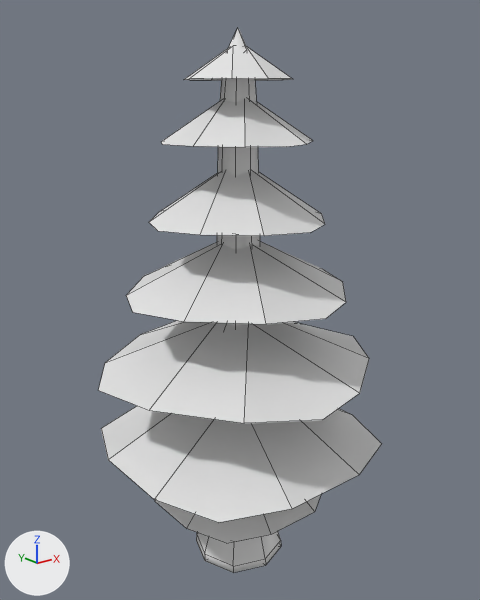
One commit to the FBX model Assets/_graph/Meshes/ARBRE.fbx: the scene before it, then after it.
Camera for both pictures: a camera (50 mm lens) standing at (-12.06, -15.16, 13.84) and looking at (0.14, 0.09, 7.75). The lights are fixed; the arrows at lower left show +X, +Y and +Z. Mesh edges are drawn as thin lines.

The scene before the commit, as lines of its bpy script (objects in view):
```python
me_cube = bpy.data.meshes.new('Cube')
me_cube.from_pydata(...)  # 170 vertices, 126 faces; spans x -4.4..4.4, y -4.4..4.4, z -1.0..15.5
me_cube_001 = bpy.data.meshes.new('Cube.001')
me_cube_001.from_pydata(...)  # 138 vertices, 108 faces; spans x -2.69..2.69, y -2.69..2.69, z -0.76..8.04
ob_cube = bpy.data.objects.new('Cube', me_cube)
ob_cube.location = (0.0, 0.0, 0.0)
ob_cube_001 = bpy.data.objects.new('Cube.001', me_cube_001)
ob_cube_001.location = (0.0, 0.0, 0.0)
```
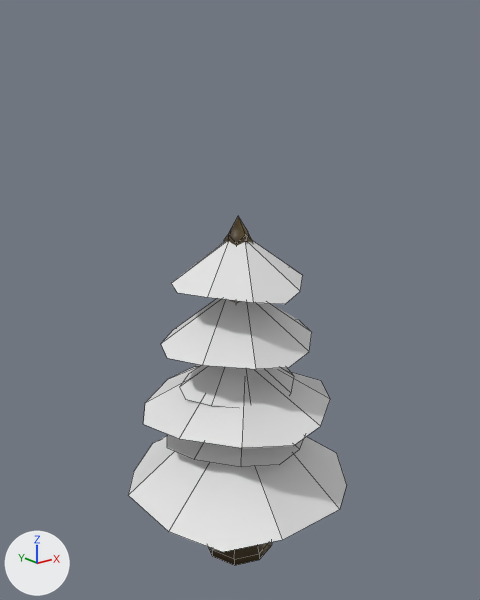
What differs and where, as boxes [x1, y1, x2, y2] in the pictures (480 x 600 px):
'Cube', deleted
    before: [98, 28, 382, 573]
'Cube.001', surface changed, rescaled
    before: [155, 494, 321, 543]
    after: [129, 216, 347, 565]
'PETIT ARBRE', added
    after: [167, 365, 304, 467]
part 1 of me_cube_001, surface changed
    before: [155, 494, 321, 543]
    after: [167, 365, 304, 467]

What the commit changed:
me_cube_001 has 138 vertices, 108 faces and spans x -2.69..2.69, y -2.69..2.69, z -0.76..8.04.
me_cube_001 is used by ob_cube_001; location (0.0, 0.0, 0.0).
me_cube_001 part 1: texture (UV) coordinates of 32 of 108 faces, centred in x -1.71..1.71, y -1.71..1.71, z 1.8..7.01, changed; they spanned u 0.0..1.0, v 0.0..1.0 and now span u 0.8..0.98, v 0.79..0.98.
Object 'Cube.001' (ob_cube_001) is rescaled from (1.0, 1.0, 1.0) to (1.29, 1.29, 1.29).
Object 'Cube' (ob_cube) is deleted.
Object 'PETIT ARBRE' (ob_petit_arbre) is new; it shows me_cube_001.
Its location is (0.0, 0.0, 0.0).
